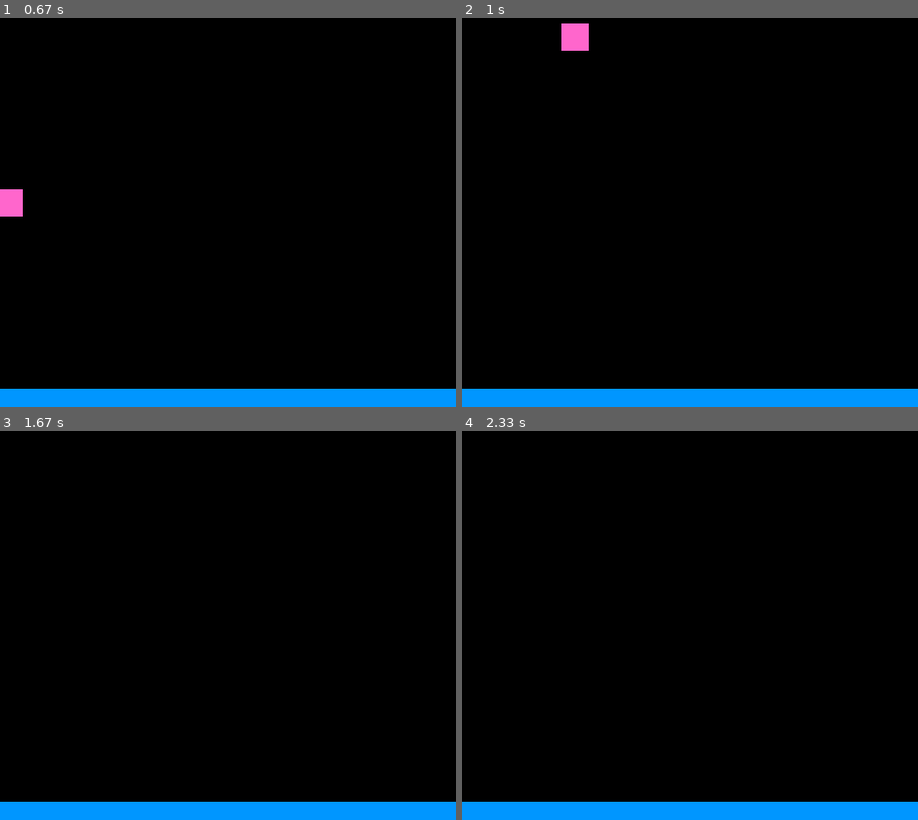
Above: before the commit, frames 1-4 (two rows, left to right).
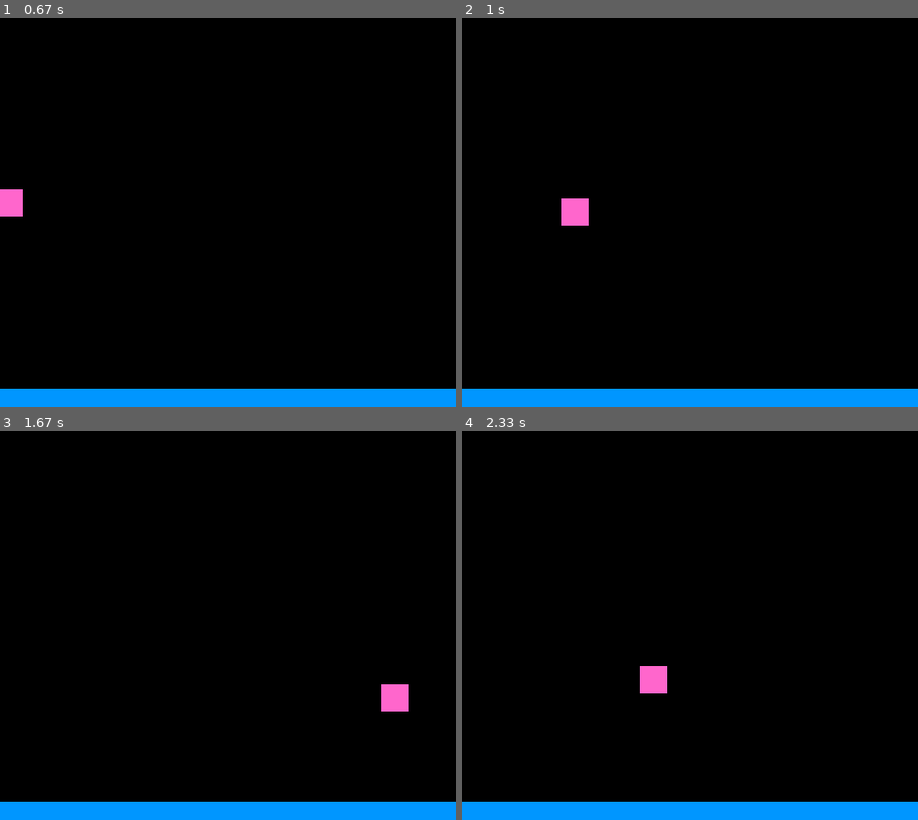
Above: after the commit, the same moments.

Repository: HoleForYou/Jumping-Game-in-PyGame
Game: pygame game, started from september1.py
Same seed, same stepped clock (60 frames per second), same inputs: the game is played once before the commit and once after it.
Inputs:
- Up to frame 1 (0.67 s): tap Space at 0.33 s
- Up to frame 2 (1 s): hold Right from 0.67 s (still down); tap Space at 0.73 s
- Up to frame 3 (1.67 s): tap Space at 1.03, 1.23, 1.53 s; release Right at 1.13 s; hold Right 1.17-1.63 s
- Up to frame 4 (2.33 s): hold Left 1.67-2.2 s; tap Space at 1.73, 2.03, 2.3 s; hold Left from 2.23 s (still down)

Frame 1 is identical in both runs. In frame 2, 0.8% of the frame differs, in the area x 21-28%, y 1-54%; in frame 3, 0.4%; in frame 4, 0.4%.

Commit message:
Jump feature complete.
now when you jump hte character don't just keep jumping. it actually only jumps when it is standing on top of a platform.

Diff:
--- a/september1.py
+++ b/september1.py
@@ -63,12 +63,15 @@
 
     def update(self):
         hits = py.sprite.spritecollide(p1, platforms, False)
-        if hits:
-            self.pos.y = hits[0].rect.top + 1
-            self.vel.y = 0
+        if p1.vel.y > 0:
+            if hits:
+                self.pos.y = hits[0].rect.top + 1
+                self.vel.y = 0
 
     def jump(self):
-        self.vel.y = -15
+        hits = py.sprite.spritecollide(self, platforms, False)
+        if hits:
+            self.vel.y = -15
 
 
 class platform(py.sprite.Sprite):
